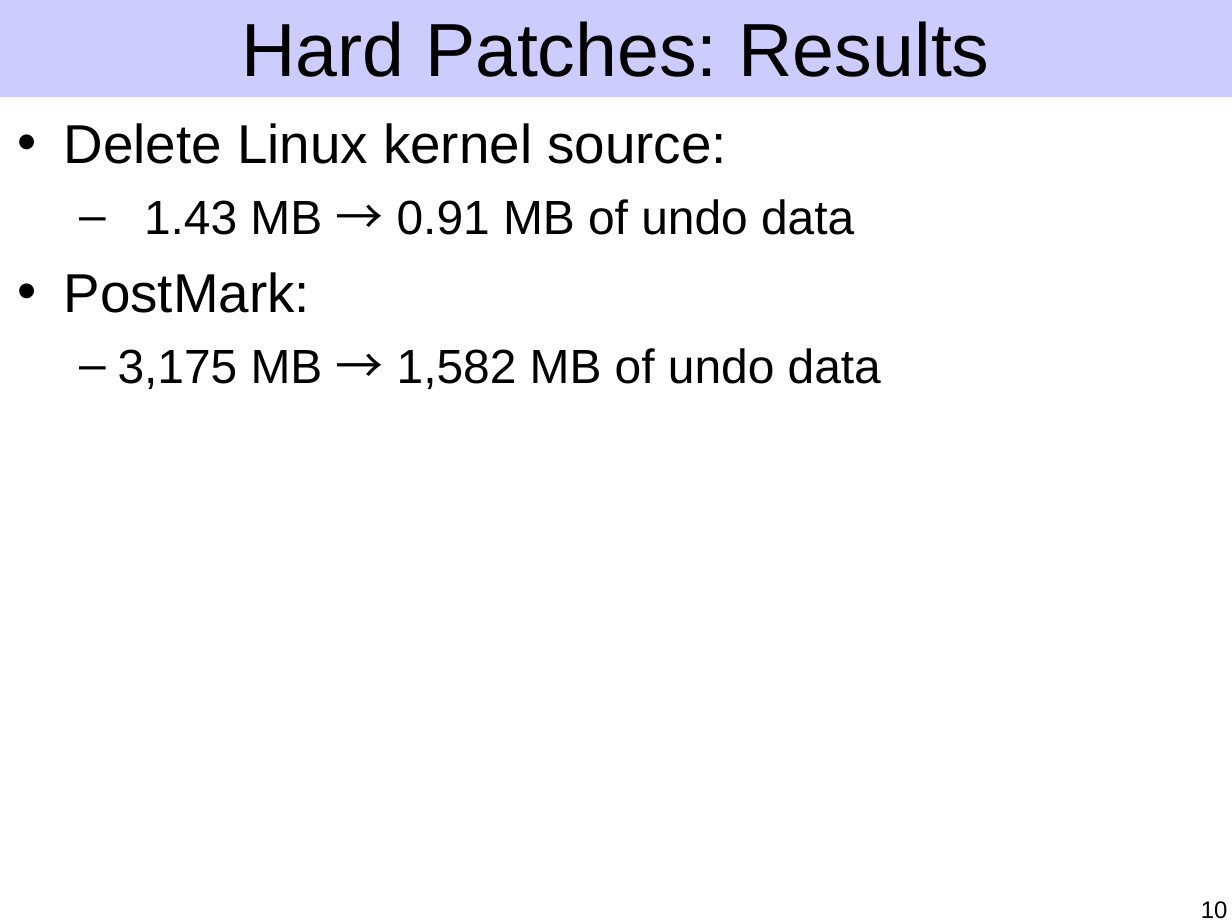
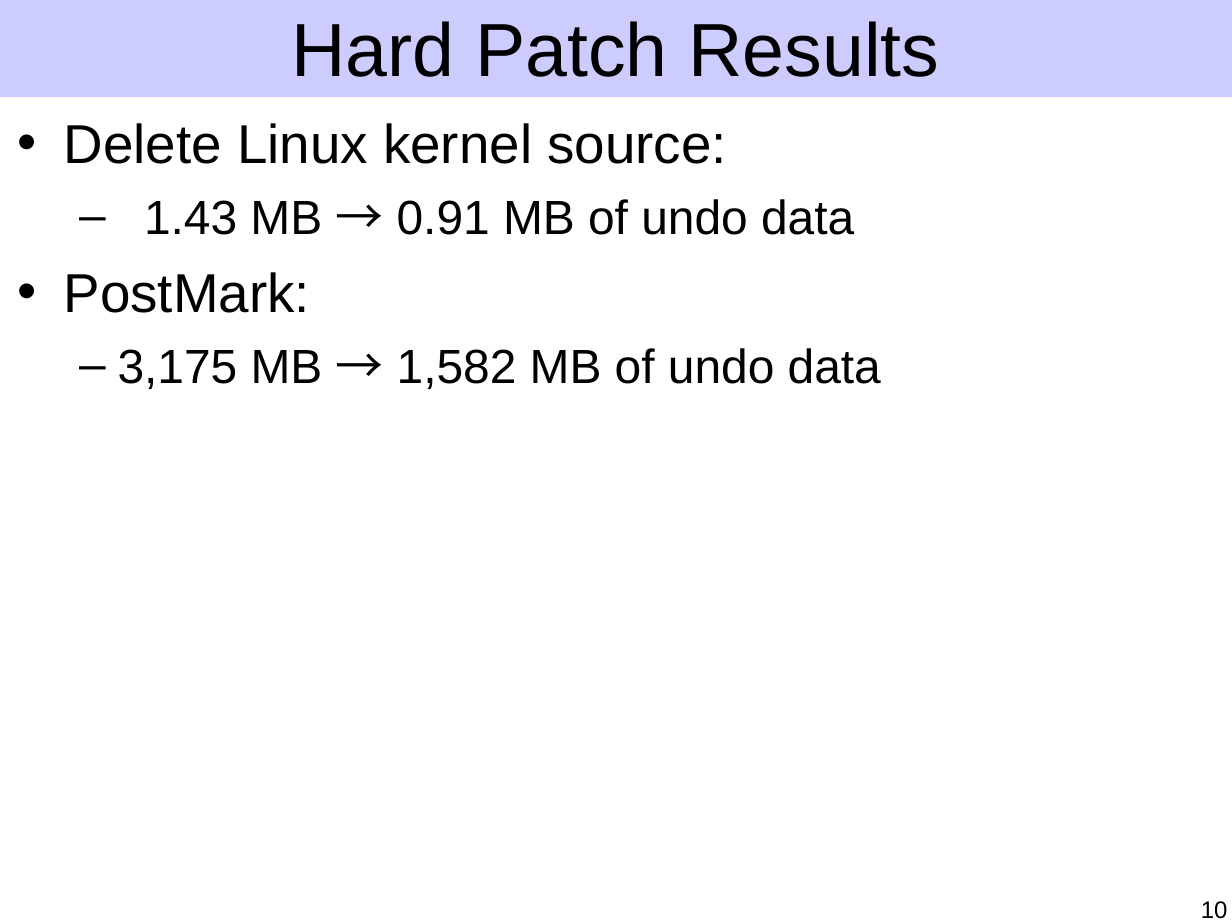
Before and after one commit to ucla-readable/fstitch-doc, a slide deck: slide 10 of sosp/pres.ppt. Drawn at 1232x924 pixels with LibreOffice and Linux fonts; fonts in the diff are those of the drawing. Boxes give left, top, right and bottom in pixels: in the first picture for what was removed or moved away, otherwise in the second. Text is boxed around its words. In the diff, an @@ line names an element or a change of style, - is before the commit and + after.

Commit message:
Flesh out hard patch merging and start overlap merging.

```diff
--- a/sosp/pres.ppt
+++ b/sosp/pres.ppt
@@ title at (x1=291, y1=21, x2=940, y2=77): text changed @@
-Hard Patches: Results
+Hard Patch Results
```
Also in this commit, not shown: 6 other slides changed, 6 slides added, 1 slide removed.
